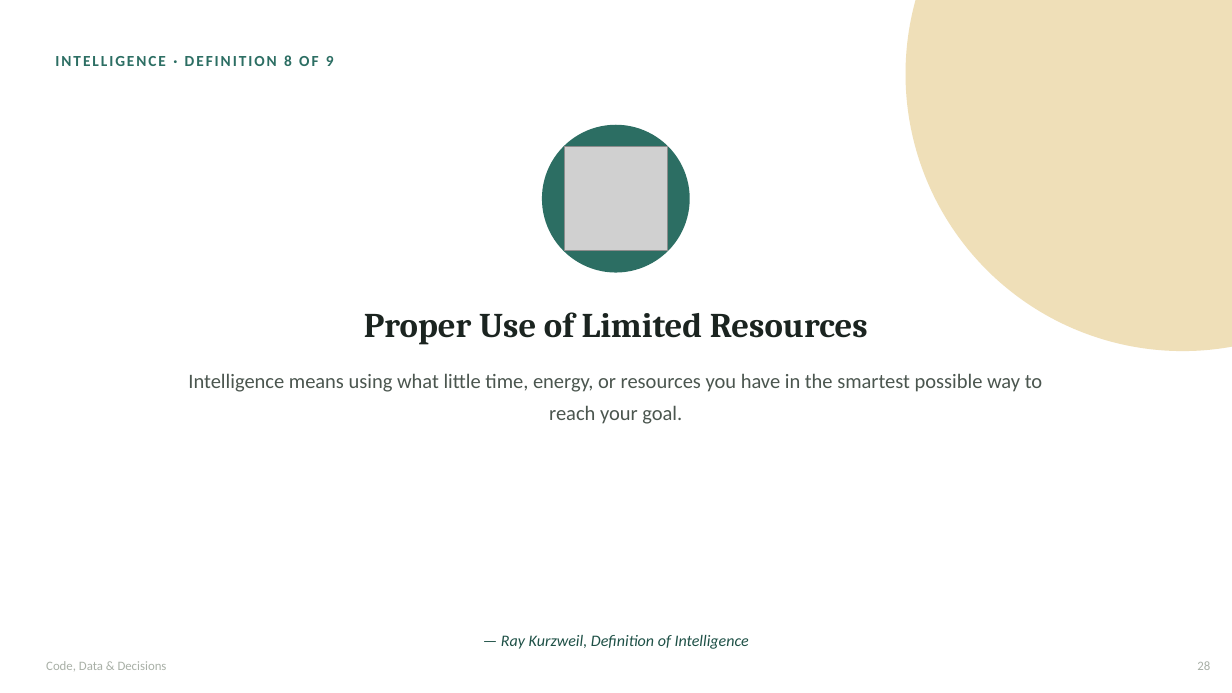
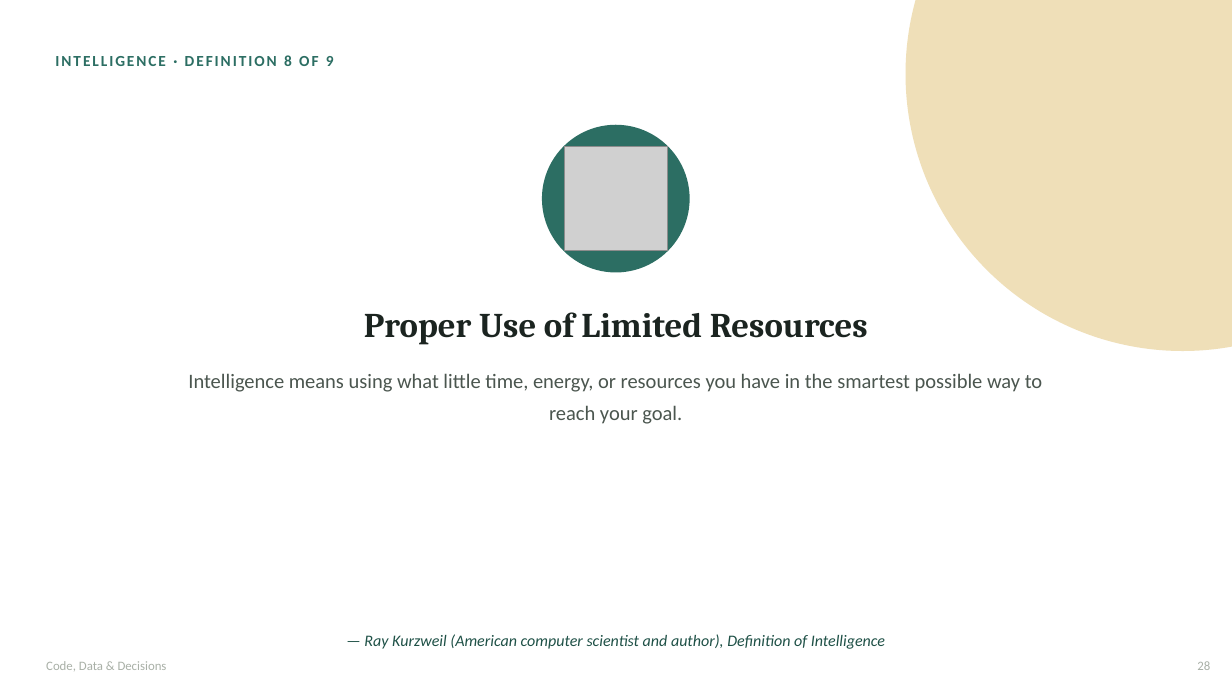
Before and after one commit to waseem-development/ai-ml-course, a slide deck: slide 28 of slides/1_course_day1_day2_v2.pptx. Drawn at 1232x693 pixels with LibreOffice and Linux fonts; fonts in the diff are those of the drawing; grey boxes stand for pictures. Boxes give left, top, right and bottom in pixels: in the first picture for what was removed or moved away, otherwise in the second. Text is boxed around its words. In the diff, an @@ line names an element or a change of style, - is before the commit and + after.

```diff
--- a/slides/1_course_day1_day2_v2.pptx
+++ b/slides/1_course_day1_day2_v2.pptx
@@ text at [364, 634, 885, 649]: text changed @@
-— Ray Kurzweil, Definition of Intelligence
+— Ray Kurzweil (American computer scientist and author), Definition of Intelligence
```
Also in this commit, not shown: 10 other slides changed, 3 slides added, 1 other file.
